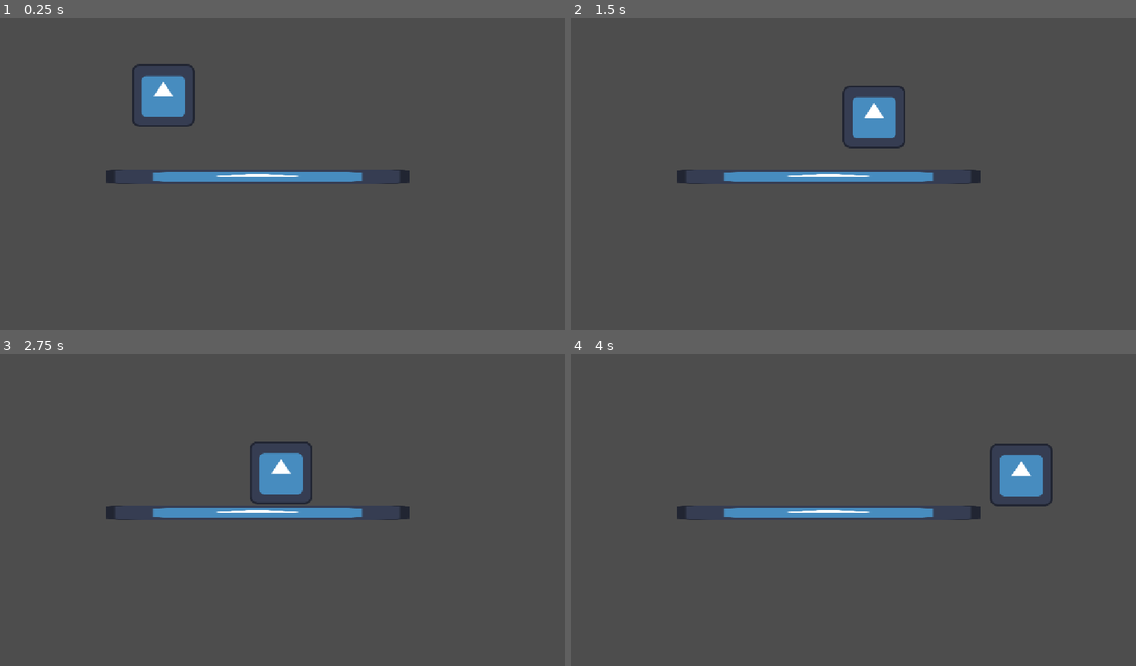
Above: before the commit, frames 1-4 (two rows, left to right).
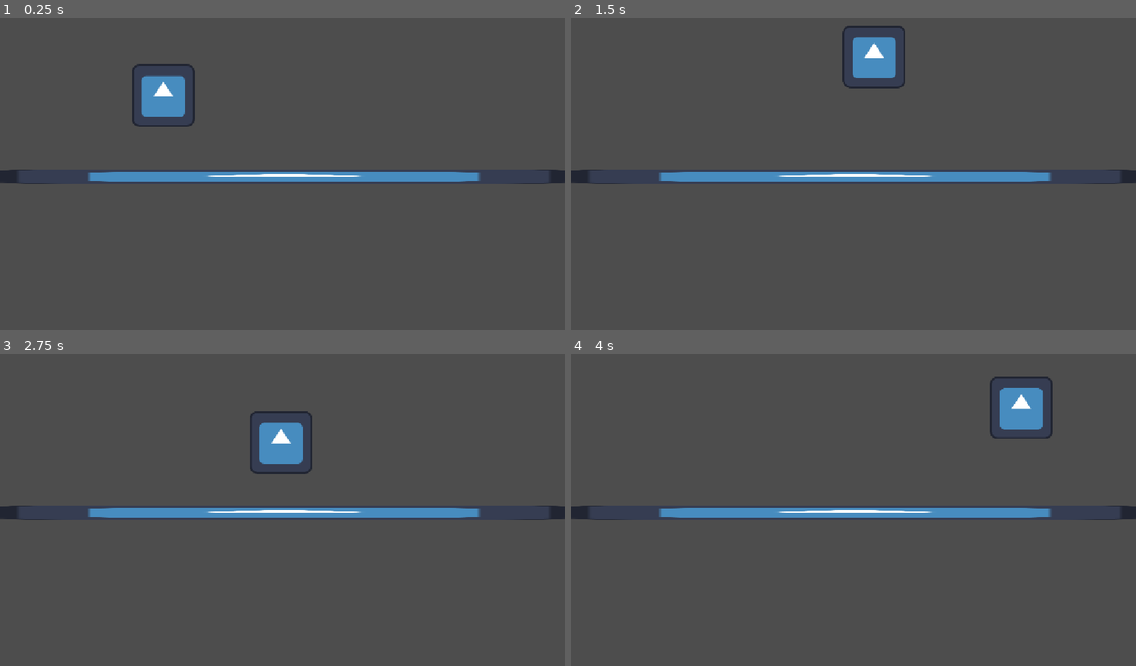
Above: after the commit, the same moments.

Repository: kraftorgabe-cyber/LearnToCodeGames
Game: Godot game, scene res://world.tscn
The game is run twice, just before and just after one commit, with the same random seed, the same clock (stepped at 60 frames per second) and the same inputs. The engine's default icon, where the game draws it, is replaced by a stand-in: a white triangle on a blue panel in a dark square.
Inputs:
- Up to frame 1 (0.25 s): no input
- Up to frame 2 (1.5 s): hold D (Right) from 0.53 s (still down); tap Shift (Crouch) at 0.6 s; tap Space (Jump) at 0.77, 1.07 s; tap Ctrl (Dash, bound only after the commit) at 0.8, 1.35 s
- Up to frame 3 (2.75 s): tap Space (Jump) at 1.52, 1.55, 1.82, 2.1 s; release D (Right) at 2.03 s; hold A (Left) from 2.03 s (still down); tap Shift (Crouch) at 2.3 s
- Up to frame 4 (4 s): release A (Left) at 2.78 s; hold D (Right) from 2.78 s (still down); tap Shift (Crouch) at 2.85 s; tap Space (Jump) at 3.02, 3.32, 3.77, 3.8 s; tap Ctrl (Dash, bound only after the commit) at 3.05, 3.6 s

The runs differ from the first frame. In frame 1, 1.5% of the frame differs, in the area x 0-100%, y 48-54%; in frame 2, 4.0%; in frame 3, 3.4%; in frame 4, 4.1%, in the area x 0-100%, y 7-54%.

Commit message:
implementing stuff

Diff:
--- a/character.gd
+++ b/character.gd
@@ -2,31 +2,43 @@
 
 @onready var sprite = $Sprite2D
 @onready var collision = $CollisionShape2D
+@onready var character = %Character
 
 const SPEED = 300.0
 const JUMP_VELOCITY = -400.0
+const DASH_VELOCITY = 1000
+
+const MAX_JUMPS = 2
+var jumpsLeft := MAX_JUMPS
+
+const MAX_DASHES = 2
+var dashesLeft := MAX_DASHES
 
 func _physics_process(delta):
 	# Add the gravity.
 	if not is_on_floor():
 		velocity += get_gravity() * delta
 
-	# Handle jump.
-	if Input.is_action_just_pressed("Jump") and is_on_floor():
+	# Handle jump/double jump.
+	if is_on_floor():
+		jumpsLeft = MAX_JUMPS
+	if Input.is_action_just_pressed("Jump") and jumpsLeft > 0:
 		velocity.y = JUMP_VELOCITY
+		jumpsLeft -= 1
+
+# Handles dashes
+	if Input.is_action_just_pressed("Dash") and dashesLeft > 0:
+		velocity.x = DASH_VELOCITY
+		dashesLeft -= 1
+		print(dashesLeft)
 
 	# Handles crouch
 	if Input.is_action_just_pressed("Crouch"):
-		sprite.scale.y = 0.5
-		collision.scale.y = 0.5
-		sprite.position.y += 32
-		collision.position.y += 32
-
+		character.scale.y = 0.5
+		character.position.y += 32
 	if Input.is_action_just_released("Crouch"):
-		sprite.scale.y = 1.0
-		collision.scale.y = 1.0
-		sprite.position.y -= 32
-		collision.position.y -= 32
+		character.scale.y = 1
+		character.position.y -= 32
 
 	# Get the input direction and handle the movement/deceleration.
 	var direction := Input.get_axis("Left", "Right")
--- a/project.godot
+++ b/project.godot
@@ -42,6 +42,11 @@
 "events": [Object(InputEventKey,"resource_local_to_scene":false,"resource_name":"","device":-1,"window_id":0,"alt_press …(195 unchanged characters)…
 ]
 }
+Dash={
+"deadzone": 0.2,
+"events": [Object(InputEventKey,"resource_local_to_scene":false,"resource_name":"","device":-1,"window_id":0,"alt_pressed":false,"shift_pressed":false,"ctrl_pressed":false,"meta_pressed":false,"pressed":false,"keycode":0,"physical_keycode":4194326,"key_label":0,"unicode":0,"location":0,"echo":false,"script":null)
+]
+}
 
 [physics]
 
--- a/world.tscn
+++ b/world.tscn
@@ -5,19 +5,22 @@
 [ext_resource type="PackedScene" uid="uid://bib6ytr5wpovj" path="res://character.tscn" id="2_tlwt5"]
 
 [sub_resource type="RectangleShape2D" id="RectangleShape2D_qmipl"]
-size = Vector2(614, 30)
+size = Vector2(1159, 30)
 
-[node name="World" type="StaticBody2D" unique_id=1413451198]
+[node name="Main" type="Node" unique_id=1622712841]
+
+[node name="Ground" type="StaticBody2D" parent="." unique_id=1413451198]
 script = ExtResource("1_tlwt5")
 
-[node name="CollisionShape2D" type="CollisionShape2D" parent="." unique_id=1232066881]
-position = Vector2(520, 331)
+[node name="CollisionShape2D" type="CollisionShape2D" parent="Ground" unique_id=1232066881]
+position = Vector2(577.5, 331)
 shape = SubResource("RectangleShape2D_qmipl")
 
-[node name="Sprite2D" type="Sprite2D" parent="." unique_id=235623909]
-position = Vector2(525, 334.99997)
-scale = Vector2(4.84375, 0.234375)
+[node name="Sprite2D" type="Sprite2D" parent="Ground" unique_id=235623909]
+position = Vector2(579.00006, 334.99997)
+scale = Vector2(9.031251, 0.234375)
 texture = ExtResource("1_fj7yv")
 
 [node name="Character" parent="." unique_id=1855883284 instance=ExtResource("2_tlwt5")]
+unique_name_in_owner = true
 position = Vector2(333, 141)
